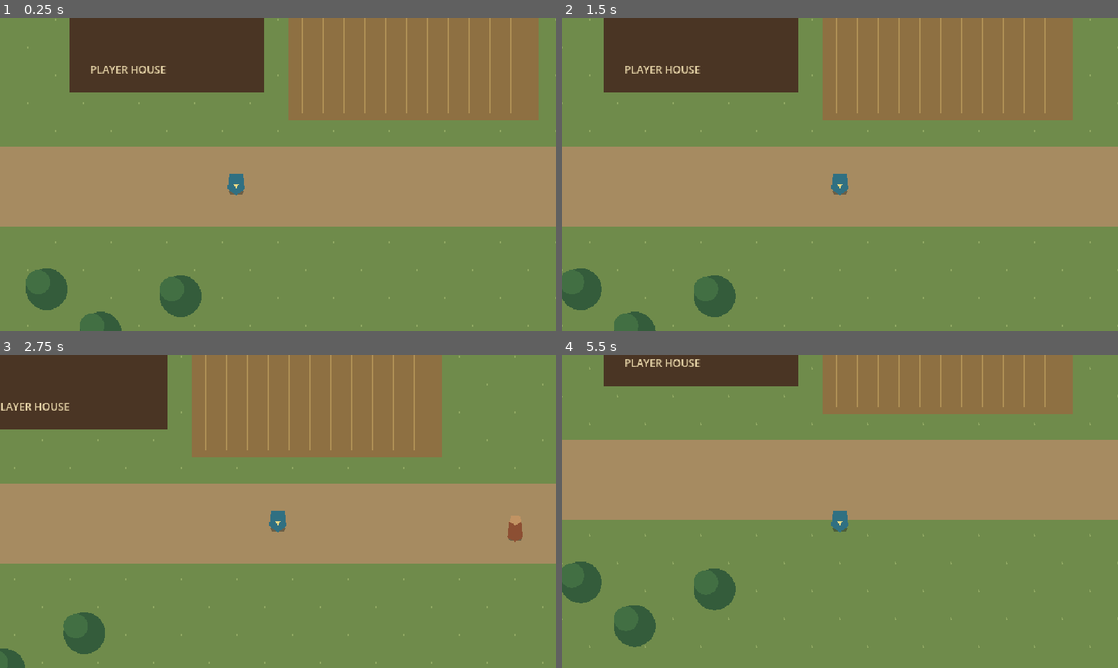
Above: before the commit, frames 1-4 (two rows, left to right).
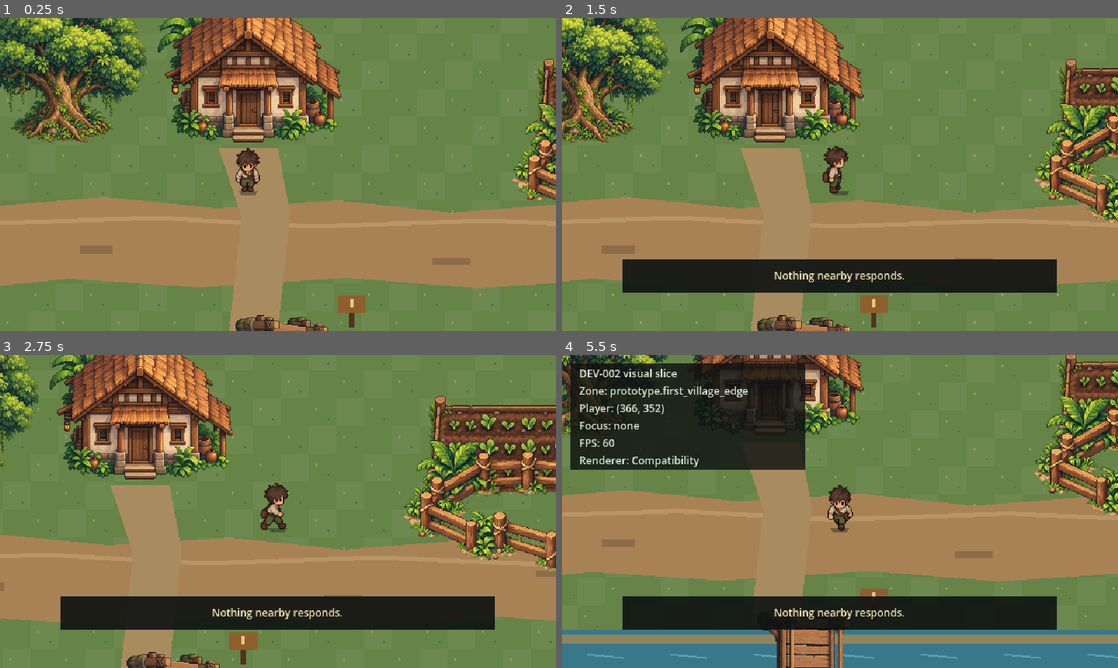
Above: after the commit, the same moments.

Repository: yusufeko65/aevora-rpg
Game: Godot game, scene res://scenes/main/main.tscn
The game is run twice, just before and just after one commit, with the same random seed, the same clock (stepped at 60 frames per second) and the same inputs.
Inputs (mouse positions are in pixels of both pictures, inside the frame that each line leads up to):
- Up to frame 1 (0.25 s): no input
- Up to frame 2 (1.5 s): tap Enter (ui_accept) at 0.5, 0.77, 1.07 s; move the mouse to (962, 158) at 0.52 s; hold D (move_right) 0.53-1.25 s; hold E (interact) 0.53-1.25 s; click (962, 158) at 0.67 s; drag from (728, 190) to (812, 237) at 1.27 s
- Up to frame 3 (2.75 s): tap Enter (ui_accept) at 2 s; move the mouse to (333, 442) at 2.02 s; hold D (move_right) from 2.03 s (still down); hold Shift from 2.03 s (still down); tap E (interact) at 2.3 s
- Up to frame 4 (5.5 s): release D (move_right) at 2.75 s; release Shift at 2.75 s; drag from (812, 574) to (673, 464) at 2.77 s; tap Enter (ui_accept) at 3.5, 3.77, 4.07, 5 s; move the mouse to (1006, 558) at 3.52 s; hold A (move_left) 3.53-4.25 s; hold E (interact) 3.53-4.25 s; tap F1 (toggle_debug, bound only after the commit) at 4.15 s; drag from (673, 464) to (840, 520) at 4.27 s; move the mouse to (867, 511) at 5.02 s; hold S (move_down) from 5.03 s (still down); hold E (interact) from 5.03 s (still down); click (867, 511) at 5.17 s

The runs differ from the first frame. In frame 1, 71% of the frame differs, in the area x 0-100%, y 0-100%; in frame 2, 73%; in frame 3, 71%; in frame 4, 82%.

Commit message:
feat: build first village visual slice

Diff:
--- a/data/npc/test_villager.tres
+++ b/data/npc/test_villager.tres
@@ -4,7 +4,7 @@
 
 [resource]
 script = ExtResource("1_identity")
-stable_id = "npc.prototype.river_warden"
-display_name = "River Warden"
-greeting = "The river is calm today. Keep to the bank—the current is stronger than it looks."
-profession_tag = "warden"
+stable_id = "npc.prototype.test_farmer"
+display_name = "Field Farmer"
+greeting = "The young greens took well after the rain. Mind the river bank if you head south."
+profession_tag = "farmer"
--- a/project.godot
+++ b/project.godot
@@ -63,7 +63,7 @@
 }
 toggle_debug={
 "deadzone": 0.2,
-"events": [Object(InputEventKey,"resource_local_to_scene":fa …(146 unchanged characters)… se,"keycode":0,"physical_keycode":4194334,"key_label":0,"unicode":0,"location":0,"echo":false,"script":null)
+"events": [Object(InputEventKey,"resource_local_to_scene":fa …(146 unchanged characters)… se,"keycode":0,"physical_keycode":4194332,"key_label":0,"unicode":0,"location":0,"echo":false,"script":null)
 ]
 }
 
--- a/scenes/main/main.gd
+++ b/scenes/main/main.gd
@@ -1,7 +1,7 @@
 extends Node2D
 
 @onready var world: PrototypeZone = $PrototypeZone
-@onready var player: PlayerController = $Player
+@onready var player: PlayerController = $PrototypeZone/Player
 
 
 func _ready() -> void:
--- a/scenes/main/main.tscn
+++ b/scenes/main/main.tscn
@@ -2,7 +2,6 @@
 
 [ext_resource type="Script" uid="uid://b6ulaac841qf5" path="res://scenes/main/main.gd" id="1_main"]
 [ext_resource type="PackedScene" path="res://scenes/world/prototype_zone.tscn" id="2_world"]
-[ext_resource type="PackedScene" path="res://scenes/player/player.tscn" id="3_player"]
 [ext_resource type="PackedScene" path="res://scenes/ui/debug_hud.tscn" id="4_hud"]
 
 [node name="Main" type="Node2D" unique_id=1123037579]
@@ -11,9 +10,6 @@
 
 [node name="PrototypeZone" parent="." unique_id=1857203768 instance=ExtResource("2_world")]
 
-[node name="Player" parent="." unique_id=2130250055 instance=ExtResource("3_player")]
-
 [node name="DebugHud" parent="." unique_id=130980126 instance=ExtResource("4_hud")]
-visible = false
-player_path = NodePath("../Player")
+player_path = NodePath("../PrototypeZone/Player")
 world_path = NodePath("../PrototypeZone")
--- a/scenes/npc/npc.tscn
+++ b/scenes/npc/npc.tscn
@@ -1,8 +1,9 @@
-[gd_scene load_steps=5 format=3]
+[gd_scene load_steps=6 format=3]
 
 [ext_resource type="Script" path="res://scenes/npc/npc.gd" id="1_npc"]
 [ext_resource type="Script" path="res://systems/interaction/interaction_target.gd" id="2_target"]
 [ext_resource type="Resource" path="res://data/npc/test_villager.tres" id="3_identity"]
+[ext_resource type="Texture2D" path="res://art/prototype/dev_002/characters/pixel_farmer_villager_sprite_sheet.png" id="4_texture"]
 
 [sub_resource type="CircleShape2D" id="Circle_target"]
 radius = 18.0
@@ -13,16 +14,16 @@
 identity = ExtResource("3_identity")
 
 [node name="Shadow" type="Polygon2D" parent="."]
-polygon = PackedVector2Array(-8, 7, 8, 7, 6, 10, -6, 10)
+polygon = PackedVector2Array(-11, 7, 11, 7, 8, 12, -8, 12)
 color = Color(0.11, 0.14, 0.13, 0.4)
 
-[node name="Body" type="Polygon2D" parent="."]
-polygon = PackedVector2Array(-7, -12, 7, -12, 9, 6, 0, 11, -9, 6)
-color = Color(0.55, 0.31, 0.2, 1)
-
-[node name="Head" type="Polygon2D" parent="."]
-polygon = PackedVector2Array(-5, -19, 5, -19, 7, -12, 0, -8, -7, -12)
-color = Color(0.76, 0.58, 0.39, 1)
+[node name="Visual" type="Sprite2D" parent="."]
+texture_filter = 1
+position = Vector2(0, -18)
+scale = Vector2(0.24, 0.24)
+texture = ExtResource("4_texture")
+region_enabled = true
+region_rect = Rect2(276, 10, 224, 260)
 
 [node name="InteractionTarget" type="Area2D" parent="."]
 collision_layer = 4
--- a/scenes/player/player.gd
+++ b/scenes/player/player.gd
@@ -7,17 +7,28 @@
 @export var move_speed := 112.0
 
 @onready var interaction_probe: Area2D = $InteractionProbe
+@onready var visual: Sprite2D = $Visual
 
 var facing := Vector2.DOWN
 var focused_target: InteractionTarget
+var _walk_time := 0.0
+
+const FRAME_START := Vector2(276.0, 10.0)
+const FRAME_WIDTH := 224.0
+const FRAME_HEIGHT := 260.0
+const WALK_FPS := 8.0
 
 
-func _physics_process(_delta: float) -> void:
+func _physics_process(delta: float) -> void:
 	var input_vector := Input.get_vector("move_left", "move_right", "move_up", "move_down")
 	if input_vector.length_squared() > 0.0:
 		facing = input_vector.normalized()
+		_walk_time += delta
+	else:
+		_walk_time = 0.0
 	velocity = input_vector.normalized() * move_speed
 	move_and_slide()
+	_update_visual(input_vector)
 	_update_focused_target()
 
 
@@ -62,3 +73,15 @@
 	var response := focused_target.interact(self)
 	if not response.is_empty():
 		interaction_completed.emit(response)
+
+
+func _update_visual(input_vector: Vector2) -> void:
+	var row := 0
+	if absf(facing.x) > absf(facing.y):
+		row = 1 if facing.x < 0.0 else 2
+	elif facing.y < 0.0:
+		row = 3
+	var frame := 0
+	if input_vector.length_squared() > 0.0:
+		frame = int(_walk_time * WALK_FPS) % 4
+	visual.region_rect = Rect2(FRAME_START + Vector2(frame * FRAME_WIDTH, row * FRAME_HEIGHT), Vector2(FRAME_WIDTH, FRAME_HEIGHT))
--- a/scenes/player/player.tscn
+++ b/scenes/player/player.tscn
@@ -1,6 +1,7 @@
-[gd_scene load_steps=4 format=3]
+[gd_scene load_steps=5 format=3]
 
 [ext_resource type="Script" path="res://scenes/player/player.gd" id="1_player"]
+[ext_resource type="Texture2D" path="res://art/prototype/dev_002/characters/four_direction_villager_sprite_sheet.png" id="2_texture"]
 
 [sub_resource type="CapsuleShape2D" id="Capsule_player"]
 radius = 7.0
@@ -16,17 +17,16 @@
 script = ExtResource("1_player")
 
 [node name="Shadow" type="Polygon2D" parent="."]
-polygon = PackedVector2Array(-9, 7, 9, 7, 7, 11, -7, 11)
+polygon = PackedVector2Array(-11, 7, 11, 7, 8, 12, -8, 12)
 color = Color(0.11, 0.14, 0.13, 0.42)
 
-[node name="Body" type="Polygon2D" parent="."]
-polygon = PackedVector2Array(-8, -13, 8, -13, 10, 5, 0, 12, -10, 5)
-color = Color(0.19, 0.44, 0.51, 1)
-
-[node name="FacingMark" type="Polygon2D" parent="."]
-polygon = PackedVector2Array(-3, -3, 3, -3, 0, 3)
-position = Vector2(0, 2)
-color = Color(0.95, 0.86, 0.52, 1)
+[node name="Visual" type="Sprite2D" parent="."]
+texture_filter = 1
+position = Vector2(0, -18)
+scale = Vector2(0.24, 0.24)
+texture = ExtResource("2_texture")
+region_enabled = true
+region_rect = Rect2(276, 10, 224, 260)
 
 [node name="CollisionShape2D" type="CollisionShape2D" parent="."]
 position = Vector2(0, 3)
@@ -38,7 +38,7 @@
 limit_left = 0
 limit_top = 0
 limit_right = 1152
-limit_bottom = 648
+limit_bottom = 720
 
 [node name="InteractionProbe" type="Area2D" parent="."]
 collision_layer = 0
--- a/scenes/ui/debug_hud.gd
+++ b/scenes/ui/debug_hud.gd
@@ -10,14 +10,18 @@
 @onready var prompt_label: Label = $Root/PromptPanel/Margin/PromptLabel
 @onready var message_label: Label = $Root/MessagePanel/Margin/MessageLabel
 @onready var debug_panel: Control = $Root/DebugPanel
+@onready var prompt_panel: Control = $Root/PromptPanel
+@onready var message_panel: Control = $Root/MessagePanel
 
 var _message_time_left := 0.0
 
 
 func _ready() -> void:
 	player.interaction_completed.connect(_show_message)
-	message_label.text = "WASD to move • E or Space to interact • F3 debug"
-	_message_time_left = 5.0
+	debug_panel.visible = false
+	message_label.text = ""
+	message_panel.visible = false
+	_message_time_left = 0.0
 
 
 func _process(delta: float) -> void:
@@ -26,15 +30,18 @@
 	var target_name := "none"
 	if is_instance_valid(player.focused_target):
 		target_name = player.focused_target.get_interaction_prompt()
-	debug_label.text = "Prototype 0.1\nZone: %s\nPlayer: (%.0f, %.0f)\nFocus: %s\nRenderer: Compatibility" % [world.zone_id, player.global_position.x, player.global_position.y, target_name]
+	debug_label.text = "DEV-002 visual slice\nZone: %s\nPlayer: (%.0f, %.0f)\nFocus: %s\nFPS: %d\nRenderer: Compatibility" % [world.zone_id, player.global_position.x, player.global_position.y, target_name, Engine.get_frames_per_second()]
 	var prompt := player.get_interaction_prompt()
 	prompt_label.text = "[E] %s" % prompt if not prompt.is_empty() else ""
+	prompt_panel.visible = not prompt.is_empty()
 	if _message_time_left > 0.0:
 		_message_time_left -= delta
 	elif not message_label.text.is_empty():
 		message_label.text = ""
+	message_panel.visible = not message_label.text.is_empty()
 
 
 func _show_message(message: String) -> void:
 	message_label.text = message
+	message_panel.visible = true
 	_message_time_left = 4.0
--- a/scenes/ui/debug_hud.tscn
+++ b/scenes/ui/debug_hud.tscn
@@ -15,11 +15,12 @@
 mouse_filter = 2
 
 [node name="DebugPanel" type="ColorRect" parent="Root"]
+visible = false
 layout_mode = 0
 offset_left = 10.0
 offset_top = 10.0
 offset_right = 280.0
-offset_bottom = 116.0
+offset_bottom = 132.0
 color = Color(0.055, 0.071, 0.067, 0.82)
 
 [node name="Margin" type="MarginContainer" parent="Root/DebugPanel"]
@@ -40,8 +41,10 @@
 theme_override_font_sizes/font_size = 12
 
 [node name="MessagePanel" type="ColorRect" parent="Root"]
+visible = false
 layout_mode = 0
 anchor_left = 0.5
+anchor_top = 1.0
 anchor_right = 0.5
 anchor_bottom = 1.0
 offset_left = -250.0
@@ -72,8 +75,10 @@
 autowrap_mode = 2
 
 [node name="PromptPanel" type="ColorRect" parent="Root"]
+visible = false
 layout_mode = 0
 anchor_left = 0.5
+anchor_top = 1.0
 anchor_right = 0.5
 anchor_bottom = 1.0
 offset_left = -150.0
--- a/scenes/world/prototype_zone.gd
+++ b/scenes/world/prototype_zone.gd
@@ -2,7 +2,7 @@
 extends Node2D
 
 @export var zone_id := "prototype.first_village_edge"
-@export var display_name := "First Village — River Road"
+@export var display_name := "First Village — Home Crossing"
 
 
 func _ready() -> void:
@@ -10,30 +10,26 @@
 
 
 func _draw() -> void:
-	# Ground and layered landmarks follow the provisional 32 px logical grid.
-	draw_rect(Rect2(0, 0, 1152, 648), Color("#6f8b4b"))
-	for y in range(64, 576, 32):
-		for x in range(32, 1120, 64):
-			draw_circle(Vector2(x + (y % 64), y), 1.2, Color("#91a963"))
+	for tile_y in range(0, 720, 32):
+		for tile_x in range(0, 1152, 32):
+			var alternate := int(tile_x / 32) + int(tile_y / 32)
+			var grass := Color("#668348") if alternate % 3 else Color("#6d8950")
+			draw_rect(Rect2(tile_x, tile_y, 32, 32), grass)
+			if alternate % 2 == 0:
+				draw_rect(Rect2(tile_x + 8, tile_y + 11, 2, 3), Color("#8ca55f"))
+				draw_rect(Rect2(tile_x + 22, tile_y + 23, 2, 2), Color("#506f3d"))
 
-	# Field, road, house, river, and bank.
-	draw_rect(Rect2(332, 116, 288, 160), Color("#8e7042"))
-	for x in range(348, 612, 24):
-		draw_line(Vector2(x, 124), Vector2(x, 268), Color("#b09156"), 2.0)
-	draw_rect(Rect2(0, 306, 920, 92), Color("#a68b61"))
-	draw_rect(Rect2(80, 78, 224, 166), Color("#4a3524"))
-	draw_polygon(PackedVector2Array([Vector2(64, 92), Vector2(192, 28), Vector2(320, 92)]), PackedColorArray([Color("#704332")]))
-	draw_rect(Rect2(920, 0, 232, 648), Color("#3d7891"))
-	for y in range(24, 648, 48):
-		draw_line(Vector2(936, y), Vector2(1128, y + 14), Color("#61a0af"), 2.0)
-	draw_rect(Rect2(896, 0, 24, 648), Color("#9d8d65"))
+	var road := PackedVector2Array([Vector2(0, 326), Vector2(120, 316), Vector2(250, 329), Vector2(390, 320), Vector2(520, 334), Vector2(660, 323), Vector2(810, 331), Vector2(970, 318), Vector2(1152, 330), Vector2(1152, 420), Vector2(1010, 412), Vector2(850, 424), Vector2(700, 411), Vector2(550, 421), Vector2(400, 409), Vector2(230, 420), Vector2(80, 410), Vector2(0, 418)])
+	draw_colored_polygon(road, Color("#a88255"))
+	draw_polyline(PackedVector2Array([Vector2(0, 346), Vector2(180, 340), Vector2(360, 350), Vector2(560, 343), Vector2(770, 352), Vector2(960, 340), Vector2(1152, 348)]), Color("#b79566"), 5.0)
+	for patch in [Rect2(92, 372, 38, 9), Rect2(285, 347, 26, 7), Rect2(498, 386, 44, 8), Rect2(742, 358, 34, 7), Rect2(986, 382, 48, 9)]:
+		draw_rect(patch, Color("#8d6d49"))
 
-	# Compact forest edge.
-	for tree_position in [Vector2(54, 470), Vector2(116, 520), Vector2(208, 478), Vector2(776, 118), Vector2(842, 160)]:
-		draw_circle(tree_position, 24, Color("#345c3b"))
-		draw_circle(tree_position + Vector2(-10, -8), 14, Color("#426f43"))
+	draw_rect(Rect2(0, 476, 1152, 146), Color("#39788b"))
+	draw_rect(Rect2(0, 482, 1152, 10), Color("#8e855f"))
+	draw_rect(Rect2(0, 610, 1152, 12), Color("#8b805b"))
+	for y in range(505, 600, 28):
+		for x in range((y * 3) % 80, 1152, 96):
+			draw_line(Vector2(x, y), Vector2(x + 42, y + 4), Color("#5aa0aa"), 2.0)
 
-	# Small landmark captions are intentionally debug-like placeholder art.
-	draw_string(ThemeDB.fallback_font, Vector2(104, 222), "PLAYER HOUSE", HORIZONTAL_ALIGNMENT_LEFT, -1, 12, Color("#ead8ab"))
-	draw_string(ThemeDB.fallback_font, Vector2(408, 146), "TEST FIELD", HORIZONTAL_ALIGNMENT_LEFT, -1, 12, Color("#e2cc91"))
-	draw_string(ThemeDB.fallback_font, Vector2(962, 44), "RIVER", HORIZONTAL_ALIGNMENT_LEFT, -1, 12, Color("#d8f0ea"))
+	draw_colored_polygon(PackedVector2Array([Vector2(252, 260), Vector2(320, 260), Vector2(334, 335), Vector2(320, 470), Vector2(264, 470), Vector2(278, 338)]), Color("#a98b60"))
--- a/scenes/world/prototype_zone.tscn
+++ b/scenes/world/prototype_zone.tscn
@@ -1,29 +1,42 @@
-[gd_scene load_steps=10 format=3]
+[gd_scene load_steps=18 format=3]
 
 [ext_resource type="Script" path="res://scenes/world/prototype_zone.gd" id="1_zone"]
 [ext_resource type="PackedScene" path="res://scenes/npc/npc.tscn" id="2_npc"]
 [ext_resource type="PackedScene" path="res://scenes/interactables/river_sign.tscn" id="3_sign"]
+[ext_resource type="PackedScene" path="res://scenes/player/player.tscn" id="4_player"]
+[ext_resource type="Texture2D" path="res://art/prototype/dev_002/buildings/tropical_pixel_village_cottage.png" id="5_house"]
+[ext_resource type="Texture2D" path="res://art/prototype/dev_002/environment/lush_tropical_pixel_art_tree_sprite.png" id="6_tree"]
+[ext_resource type="Texture2D" path="res://art/prototype/dev_002/environment/pixel_art_vegetable_garden_plot.png" id="7_garden"]
+[ext_resource type="Texture2D" path="res://art/prototype/dev_002/environment/tropical_pixel_fence_corner.png" id="8_fence"]
+[ext_resource type="Texture2D" path="res://art/prototype/dev_002/environment/rustic_pixel_art_wooden_bridge.png" id="9_bridge"]
 
 [sub_resource type="RectangleShape2D" id="Boundary_horizontal"]
 size = Vector2(1152, 24)
 
 [sub_resource type="RectangleShape2D" id="Boundary_vertical"]
-size = Vector2(24, 648)
+size = Vector2(24, 720)
 
 [sub_resource type="RectangleShape2D" id="House_collision"]
-size = Vector2(224, 166)
+size = Vector2(204, 86)
 
-[sub_resource type="RectangleShape2D" id="River_collision"]
-size = Vector2(24, 648)
+[sub_resource type="RectangleShape2D" id="River_left_collision"]
+size = Vector2(254, 18)
+
+[sub_resource type="RectangleShape2D" id="River_right_collision"]
+size = Vector2(818, 18)
 
 [sub_resource type="RectangleShape2D" id="Fence_horizontal"]
 size = Vector2(288, 10)
 
 [sub_resource type="RectangleShape2D" id="Fence_vertical"]
-size = Vector2(10, 160)
+size = Vector2(10, 112)
+
+[sub_resource type="CircleShape2D" id="Tree_collision"]
+radius = 18.0
 
 [node name="PrototypeZone" type="Node2D"]
 texture_filter = 1
+y_sort_enabled = true
 script = ExtResource("1_zone")
 
 [node name="WorldCollision" type="StaticBody2D" parent="."]
@@ -35,34 +48,124 @@
 shape = SubResource("Boundary_horizontal")
 
 [node name="Bottom" type="CollisionShape2D" parent="WorldCollision"]
-position = Vector2(576, 660)
+position = Vector2(576, 732)
 shape = SubResource("Boundary_horizontal")
 
 [node name="Left" type="CollisionShape2D" parent="WorldCollision"]
-position = Vector2(-12, 324)
+position = Vector2(-12, 360)
 shape = SubResource("Boundary_vertical")
 
-[node name="RiverBank" type="CollisionShape2D" parent="WorldCollision"]
-position = Vector2(908, 324)
-shape = SubResource("River_collision")
+[node name="Right" type="CollisionShape2D" parent="WorldCollision"]
+position = Vector2(1164, 360)
+shape = SubResource("Boundary_vertical")
+
+[node name="RiverTopLeft" type="CollisionShape2D" parent="WorldCollision"]
+position = Vector2(127, 484)
+shape = SubResource("River_left_collision")
+
+[node name="RiverTopRight" type="CollisionShape2D" parent="WorldCollision"]
+position = Vector2(743, 484)
+shape = SubResource("River_right_collision")
+
+[node name="RiverBottomLeft" type="CollisionShape2D" parent="WorldCollision"]
+position = Vector2(127, 614)
+shape = SubResource("River_left_collision")
+
+[node name="RiverBottomRight" type="CollisionShape2D" parent="WorldCollision"]
+position = Vector2(743, 614)
+shape = SubResource("River_right_collision")
 
 [node name="House" type="CollisionShape2D" parent="WorldCollision"]
-position = Vector2(192, 161)
+position = Vector2(285, 238)
 shape = SubResource("House_collision")
 
 [node name="FieldTopFence" type="CollisionShape2D" parent="WorldCollision"]
-position = Vector2(476, 116)
+position = Vector2(700, 126)
 shape = SubResource("Fence_horizontal")
 
 [node name="FieldLeftFence" type="CollisionShape2D" parent="WorldCollision"]
-position = Vector2(332, 196)
+position = Vector2(558, 182)
 shape = SubResource("Fence_vertical")
 
+[node name="TreeTrunks" type="StaticBody2D" parent="."]
+collision_layer = 1
+collision_mask = 0
+
+[node name="TreeNorthWest" type="CollisionShape2D" parent="TreeTrunks"]
+position = Vector2(70, 236)
+shape = SubResource("Tree_collision")
+
+[node name="TreeNorthEast" type="CollisionShape2D" parent="TreeTrunks"]
+position = Vector2(1008, 238)
+shape = SubResource("Tree_collision")
+
+[node name="TreeSouthEast" type="CollisionShape2D" parent="TreeTrunks"]
+position = Vector2(1030, 690)
+shape = SubResource("Tree_collision")
+
 [node name="PlayerSpawn" type="Marker2D" parent="."]
-position = Vector2(272, 350)
+position = Vector2(286, 302)
 
-[node name="RiverWarden" parent="." instance=ExtResource("2_npc")]
-position = Vector2(704, 362)
+[node name="Player" parent="." instance=ExtResource("4_player")]
+position = Vector2(286, 302)
+
+[node name="PlayerHome" type="Node2D" parent="."]
+position = Vector2(285, 282)
+
+[node name="Sprite" type="Sprite2D" parent="PlayerHome"]
+texture_filter = 1
+position = Vector2(0, -116)
+scale = Vector2(0.2, 0.2)
+texture = ExtResource("5_house")
+
+[node name="Garden" type="Sprite2D" parent="."]
+texture_filter = 1
+position = Vector2(710, 216)
+scale = Vector2(0.17, 0.17)
+texture = ExtResource("7_garden")
+
+[node name="Fence" type="Sprite2D" parent="."]
+texture_filter = 1
+position = Vector2(704, 274)
+scale = Vector2(0.19, 0.19)
+texture = ExtResource("8_fence")
+
+[node name="Bridge01" type="Sprite2D" parent="."]
+texture_filter = 1
+position = Vector2(326, 550)
+rotation = 1.5707963
+scale = Vector2(0.17, 0.17)
+texture = ExtResource("9_bridge")
+
+[node name="TreeNorthWest" type="Node2D" parent="."]
+position = Vector2(70, 252)
+
+[node name="Sprite" type="Sprite2D" parent="TreeNorthWest"]
+texture_filter = 1
+position = Vector2(0, -91)
+scale = Vector2(0.16, 0.16)
+texture = ExtResource("6_tree")
+
+[node name="TreeNorthEast" type="Node2D" parent="."]
+position = Vector2(1008, 254)
+
+[node name="Sprite" type="Sprite2D" parent="TreeNorthEast"]
+texture_filter = 1
+position = Vector2(0, -91)
+scale = Vector2(0.16, 0.16)
+texture = ExtResource("6_tree")
+
+[node name="TreeSouthEast" type="Node2D" parent="."]
+position = Vector2(1030, 704)
+
+[node name="Sprite" type="Sprite2D" parent="TreeSouthEast"]
+texture_filter = 1
+position = Vector2(0, -91)
+scale = Vector2(0.16, 0.16)
+texture = ExtResource("6_tree")
+
+[node name="TestFarmer" parent="." instance=ExtResource("2_npc")]
+position = Vector2(590, 672)
 
 [node name="RiverSign" parent="." instance=ExtResource("3_sign")]
-position = Vector2(846, 352)
+position = Vector2(405, 448)
--- /dev/null
+++ b/tests/capture_visual_slice.gd
@@ -0,0 +1,26 @@
+extends SceneTree
+
+
+func _initialize() -> void:
+	call_deferred("_capture")
+
+
+func _capture() -> void:
+	var packed := load("res://scenes/main/main.tscn") as PackedScene
+	var main := packed.instantiate()
+	root.add_child(main)
+	var player := main.get_node("PrototypeZone/Player") as PlayerController
+	player.global_position = Vector2(560, 400)
+	player.get_node("Camera2D").zoom = Vector2(0.6, 0.6)
+	for _frame in range(6):
+		await process_frame
+	await RenderingServer.frame_post_draw
+	var image := root.get_viewport().get_texture().get_image()
+	var output := ProjectSettings.globalize_path("res://docs/screenshots/dev-002-visual-slice.png")
+	var error := image.save_png(output)
+	if error != OK:
+		push_error("Could not save visual-slice screenshot: %s" % error_string(error))
+		quit(1)
+		return
+	print("Saved screenshot: %s" % output)
+	quit(0)
--- a/tests/smoke_test.gd
+++ b/tests/smoke_test.gd
@@ -12,21 +12,24 @@
 	root.add_child(main)
 	await process_frame
 
-	var player := main.get_node("Player") as PlayerController
+	var player := main.get_node("PrototypeZone/Player") as PlayerController
 	var world := main.get_node("PrototypeZone") as PrototypeZone
-	var npc := world.get_node("RiverWarden") as PrototypeNpc
+	var npc := world.get_node("TestFarmer") as PrototypeNpc
 	var npc_target := npc.get_node("InteractionTarget") as InteractionTarget
 	var sign_target := world.get_node("RiverSign/InteractionTarget") as InteractionTarget
 
 	_assert(player != null, "Reusable player is present")
 	_assert(world.zone_id == "prototype.first_village_edge", "Zone uses a stable ID")
-	_assert(npc.identity != null and npc.identity.stable_id == "npc.prototype.river_warden", "NPC identity is data-driven")
+	_assert(npc.identity != null and npc.identity.stable_id == "npc.prototype.test_farmer", "NPC identity is data-driven")
 	_assert(npc_target.is_in_group("interactable") and sign_target.is_in_group("interactable"), "NPC and object share the interaction contract")
-	_assert(npc_target.interact(player).begins_with("River Warden:"), "NPC interaction returns its configured response")
+	_assert(npc_target.interact(player).begins_with("Field Farmer:"), "NPC interaction returns its configured response")
 	_assert(player.collision_layer == 2 and player.collision_mask == 1, "Player collision layers target world geometry")
 	_assert(player.get_node("InteractionProbe").collision_mask == 4, "Interaction probe targets interactables only")
+	_assert(player.get_node("Visual") is Sprite2D, "Player uses the DEV-002 sprite sheet")
+	_assert(world.get_node("PlayerHome/Sprite") is Sprite2D, "Visual slice includes the player home")
+	_assert(world.get_node("Bridge01") is Sprite2D, "Visual slice includes the river bridge")
 
-	print("DEV-001 smoke test passed")
+	print("DEV-002 smoke test passed")
 	quit(0)
 
 
Binary file added: art/prototype/dev_002/buildings/pixel_art_thatched_village_cottage.png
Not shown, added: art/prototype/dev_002/buildings/pixel_art_thatched_village_cottage.png.import
Binary file added: art/prototype/dev_002/buildings/tropical_pixel_village_cottage.png
Not shown, added: art/prototype/dev_002/buildings/tropical_pixel_village_cottage.png.import
Binary file added: art/prototype/dev_002/characters/four_direction_villager_sprite_sheet.png
Not shown, added: art/prototype/dev_002/characters/four_direction_villager_sprite_sheet.png.import
Binary file added: art/prototype/dev_002/characters/pixel_farmer_villager_sprite_sheet.png
Not shown, added: art/prototype/dev_002/characters/pixel_farmer_villager_sprite_sheet.png.import
Binary file added: art/prototype/dev_002/environment/lush_tropical_pixel_art_tree_sprite.png
Not shown, added: art/prototype/dev_002/environment/lush_tropical_pixel_art_tree_sprite.png.import
Binary file added: art/prototype/dev_002/environment/pixel_art_vegetable_garden_plot.png
Not shown, added: art/prototype/dev_002/environment/pixel_art_vegetable_garden_plot.png.import
(and 10 more such lines)
